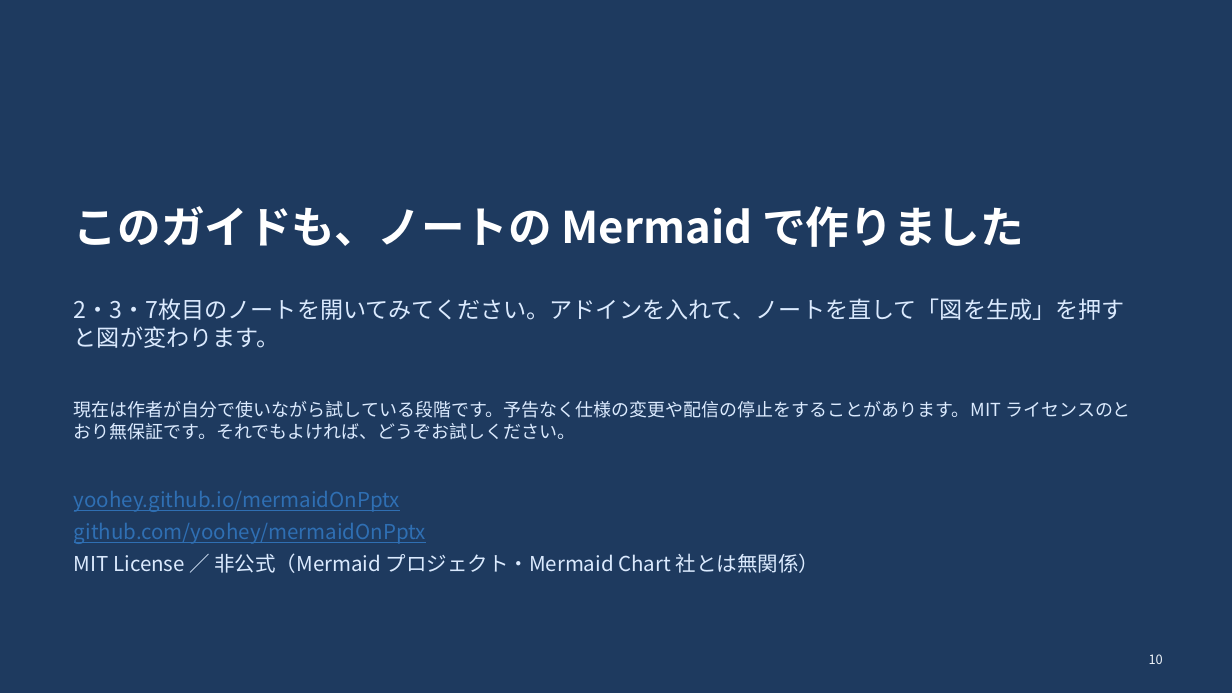
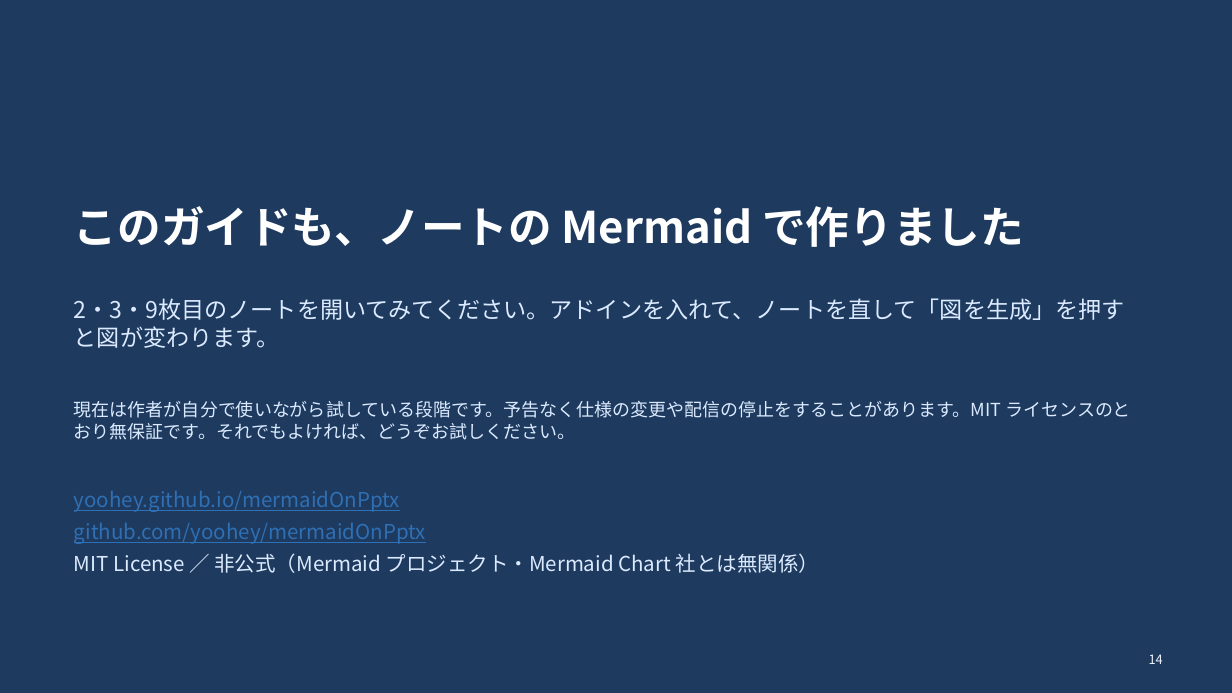
Before and after one commit to yoohey/mermaidOnPptx, a slide deck: slide 14 of site/guide.pptx (slide 10 before the commit). Drawn at 1232x693 pixels with LibreOffice and Linux fonts; fonts in the diff are those of the drawing. Boxes give left, top, right and bottom in pixels: in the first picture for what was removed or moved away, otherwise in the second. Text is boxed around its words. In the diff, an @@ line names an element or a change of style, - is before the commit and + after.

```diff
--- a/site/guide.pptx
+++ b/site/guide.pptx
@@ text at (74, 298, 1125, 348): text changed @@
-2・3・7枚目のノートを開いてみてください。アドインを入れて、ノートを直して「図を生成」を押すと図が変わります。
+2・3・9枚目のノートを開いてみてください。アドインを入れて、ノートを直して「図を生成」を押すと図が変わります。
@@ page number at (1149, 654, 1163, 664): text changed @@
-10
+14
```
Also in this commit, not shown: 4 other slides changed, 4 slides added, 28 other files.
